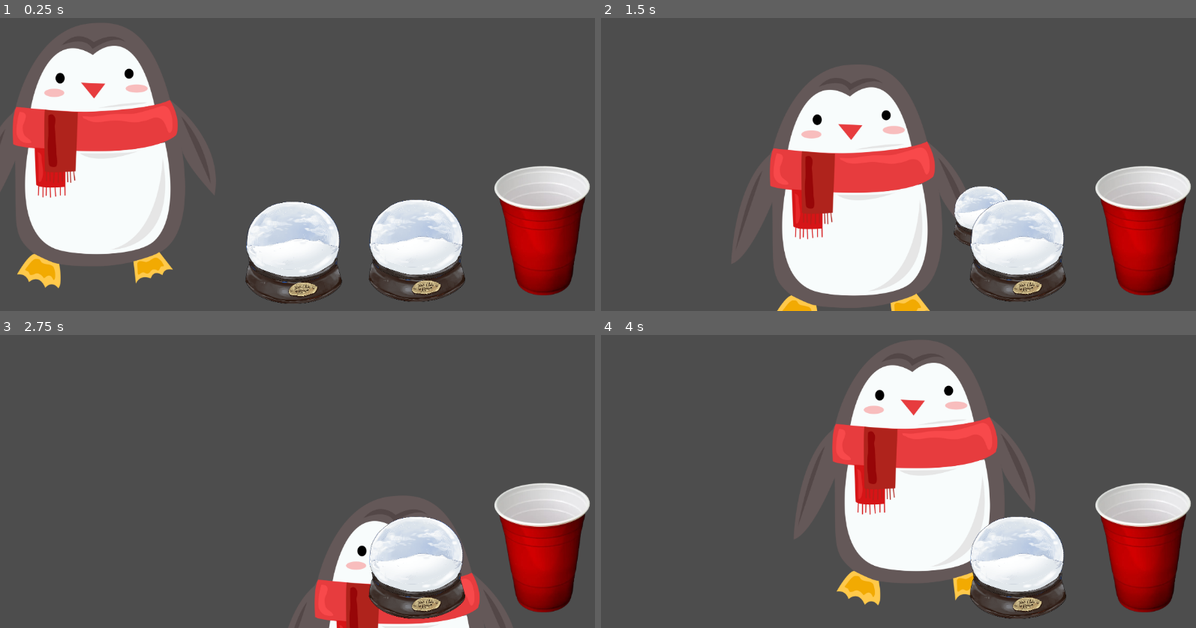
Above: before the commit, frames 1-4 (two rows, left to right).
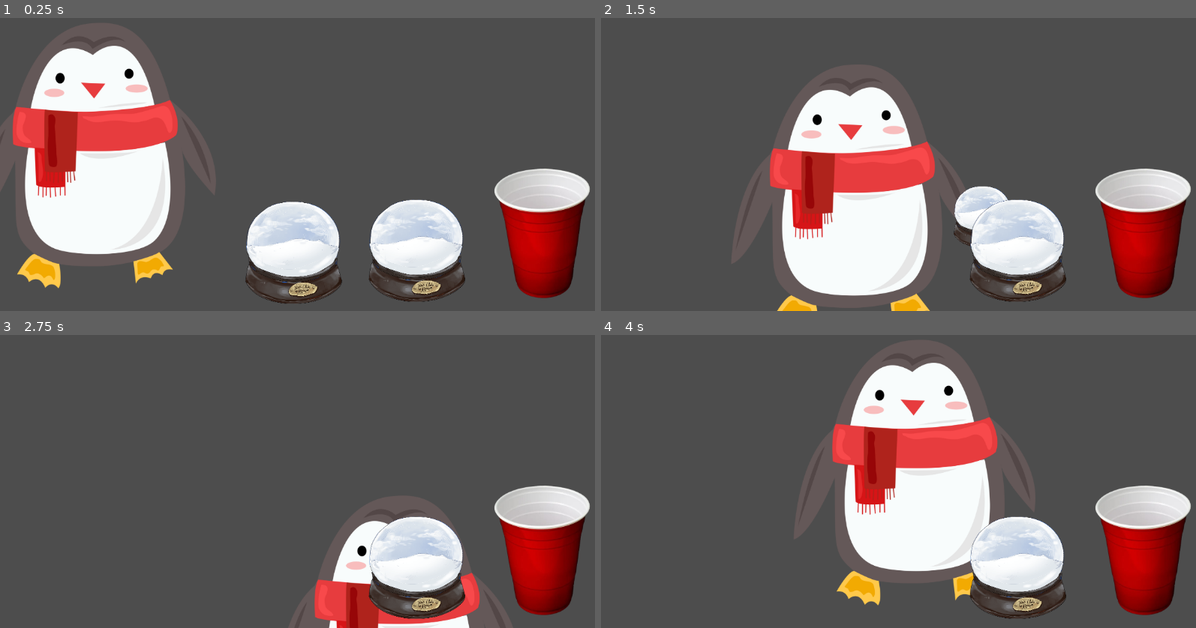
Above: after the commit, the same moments.

Repository: Sushmita-Jacob/freeze
Game: Godot game, scene res://node_2d.tscn
Same seed, same stepped clock (60 frames per second), same inputs: the game is played once before the commit and once after it.
Inputs (mouse positions are in pixels of both pictures, inside the frame that each line leads up to):
- Up to frame 1 (0.25 s): no input
- Up to frame 2 (1.5 s): tap Enter at 0.5 s; move the mouse to (1035, 126) at 0.52 s; hold Right (ui_right) 0.53-1.28 s; tap Alt at 0.6 s; click (1035, 126) at 0.67 s; move the mouse to (779, 158) at 1.27 s; hold Down (ui_down) from 1.28 s (still down); tap Shift at 1.35 s
- Up to frame 3 (2.75 s): move the mouse to (357, 384) at 2.02 s; release Down (ui_down) at 2.03 s; hold Right (ui_right) from 2.03 s (still down); tap Alt at 2.1 s
- Up to frame 4 (4 s): move the mouse to (868, 528) at 2.77 s; release Right (ui_right) at 2.78 s; hold Up (ui_up) 2.78-3.53 s; tap Shift at 2.85 s; click (868, 528) at 2.92 s; move the mouse to (1082, 510) at 3.52 s; hold Left (ui_left) from 3.53 s (still down); tap Alt at 3.6 s

The runs differ from the first frame. In frame 1, 0.8% of the frame differs, in the area x 83-100%, y 50-96%; in frame 2, 0.8%; in frame 3, 0.8%; in frame 4, 0.8%.

Commit message:
Hello world!

Diff:
--- a/node_2d.tscn
+++ b/node_2d.tscn
@@ -44,7 +44,7 @@
 position = Vector2(-163, 39)
 
 [node name="Basket" type="Area2D" parent="." unique_id=441620339 groups=["Basket"]]
-position = Vector2(-48, 0)
+position = Vector2(-48, 5)
 
 [node name="Sprite2D" type="Sprite2D" parent="Basket" unique_id=2015137180]
 position = Vector2(1089.5, 493.25)
--- a/player.gd
+++ b/player.gd
@@ -12,3 +12,4 @@
 		$HeldSnowglobe.visible = true
 	if area.is_in_group("Basket") and $HeldSnowglobe.visible:
 		$HeldSnowglobe.visible = false
+		#hello
